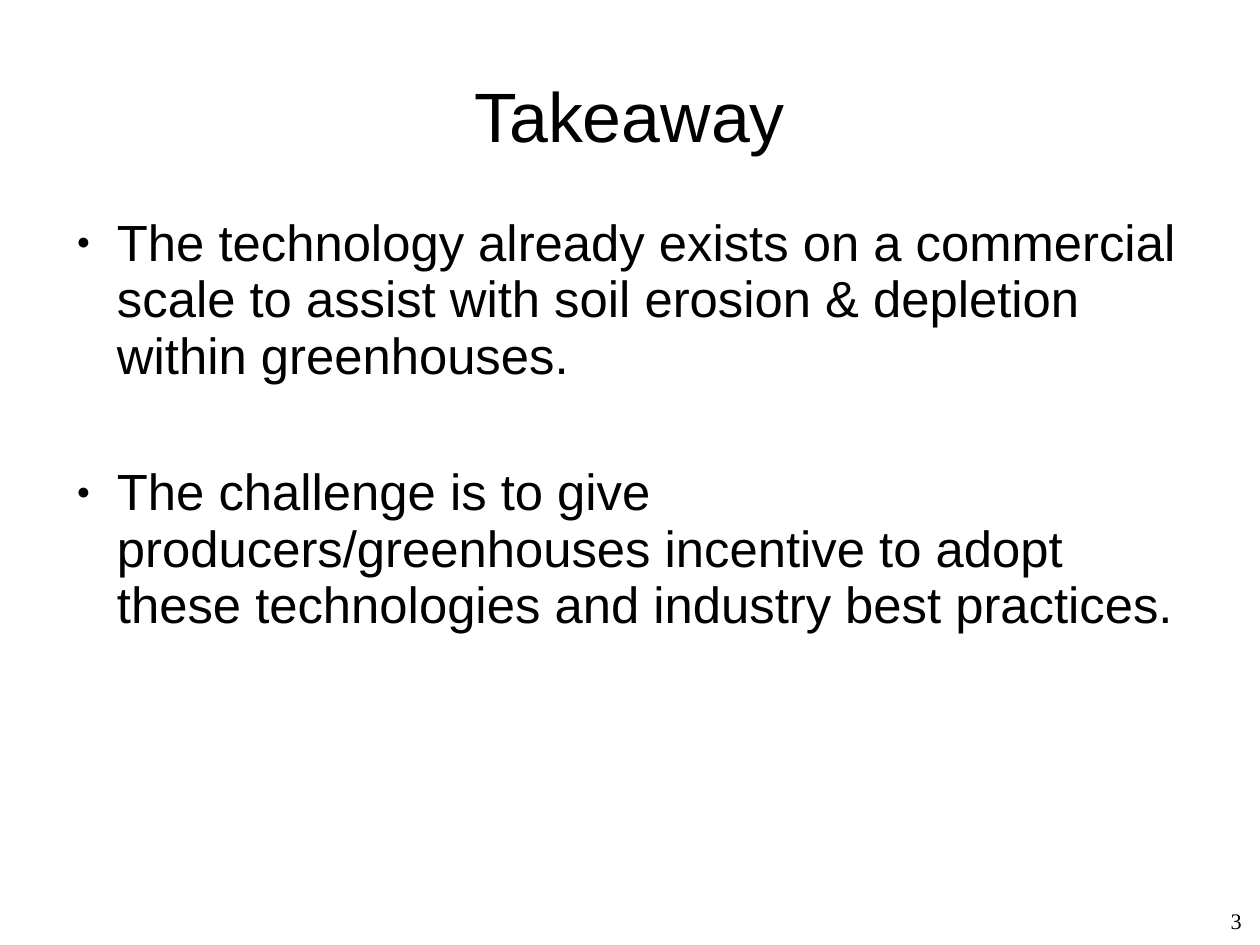
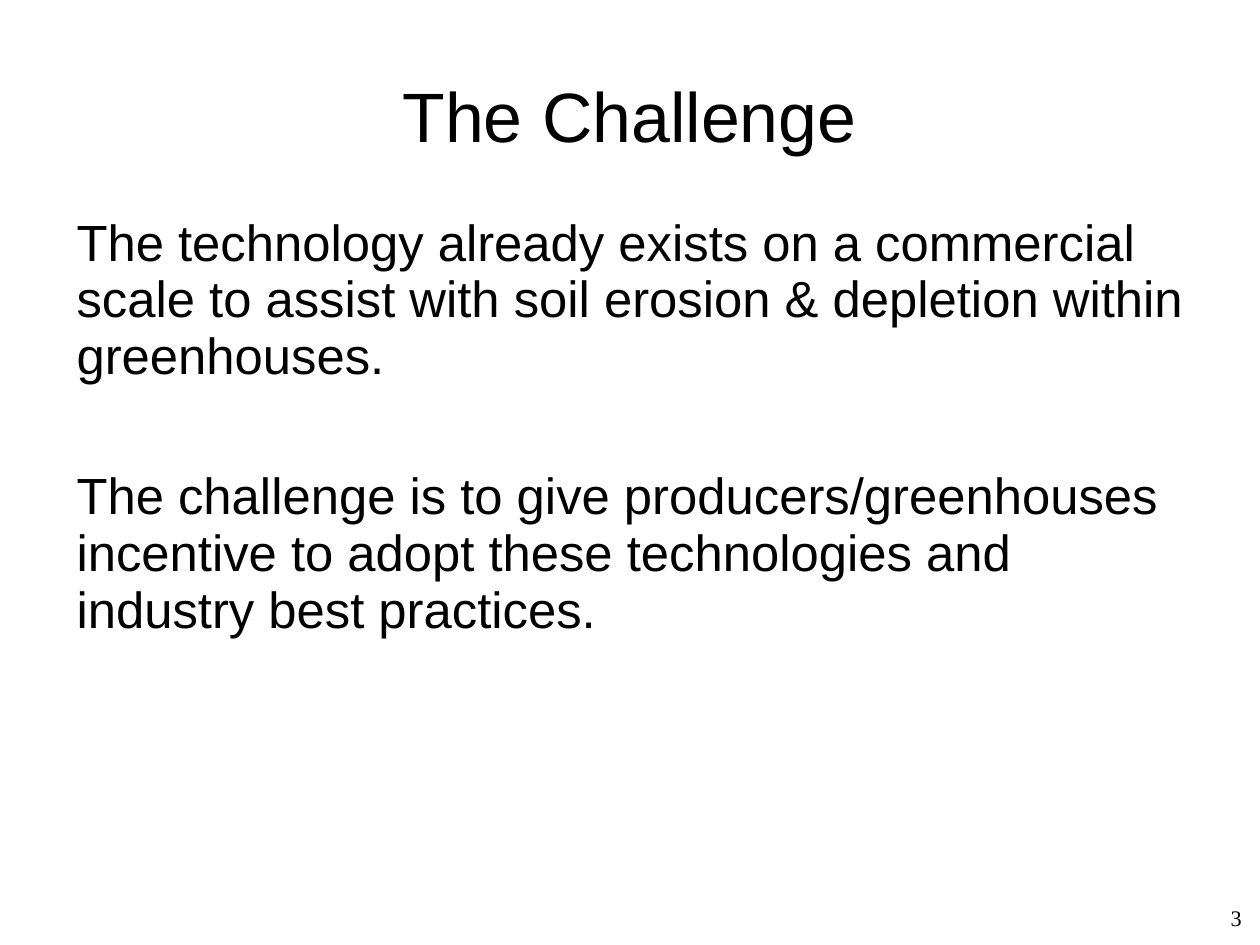
Before and after one commit to Whiteat/Hackathon2019, a slide deck: slide 3 of Presentation.ppt. Drawn at 1260x945 pixels with LibreOffice and Linux fonts; fonts in the diff are those of the drawing; background and template pictures are left out. Boxes give left, top, right and bottom in pixels: in the first picture for what was removed or moved away, otherwise in the second. Text is boxed around its words. In the diff, an @@ line names an element or a change of style, - is before the commit and + after.

```diff
--- a/Presentation.ppt
+++ b/Presentation.ppt
@@ title at (402,91,856,155): text changed @@
-Takeaway
+The Challenge
@@ text "The technology already exists on ..." at (77,224,1183,638): bullet ● to none @@
```
Also in this commit, not shown: 4 other slides changed, 3 slides added, 3 slides removed.
